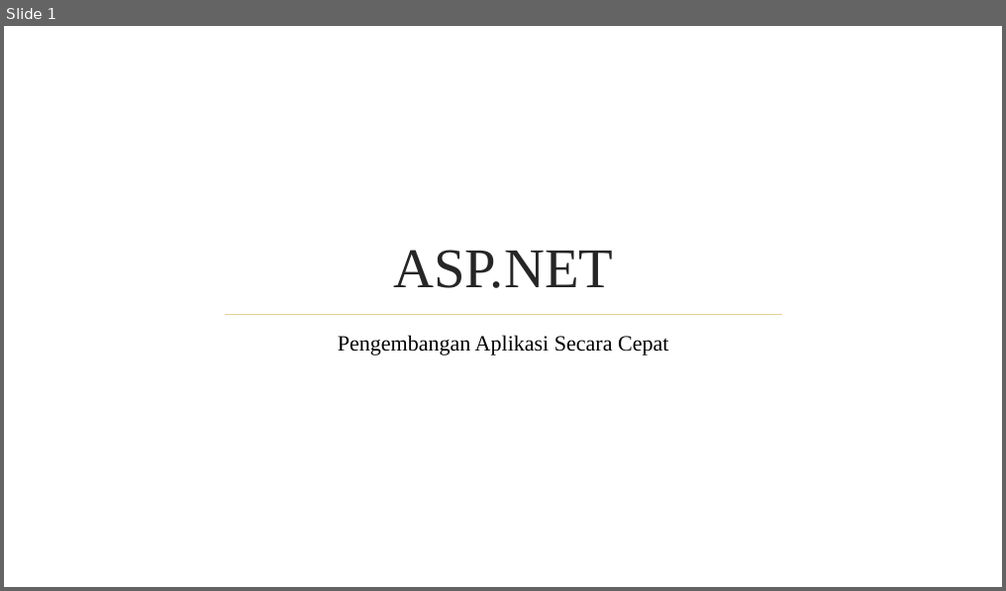
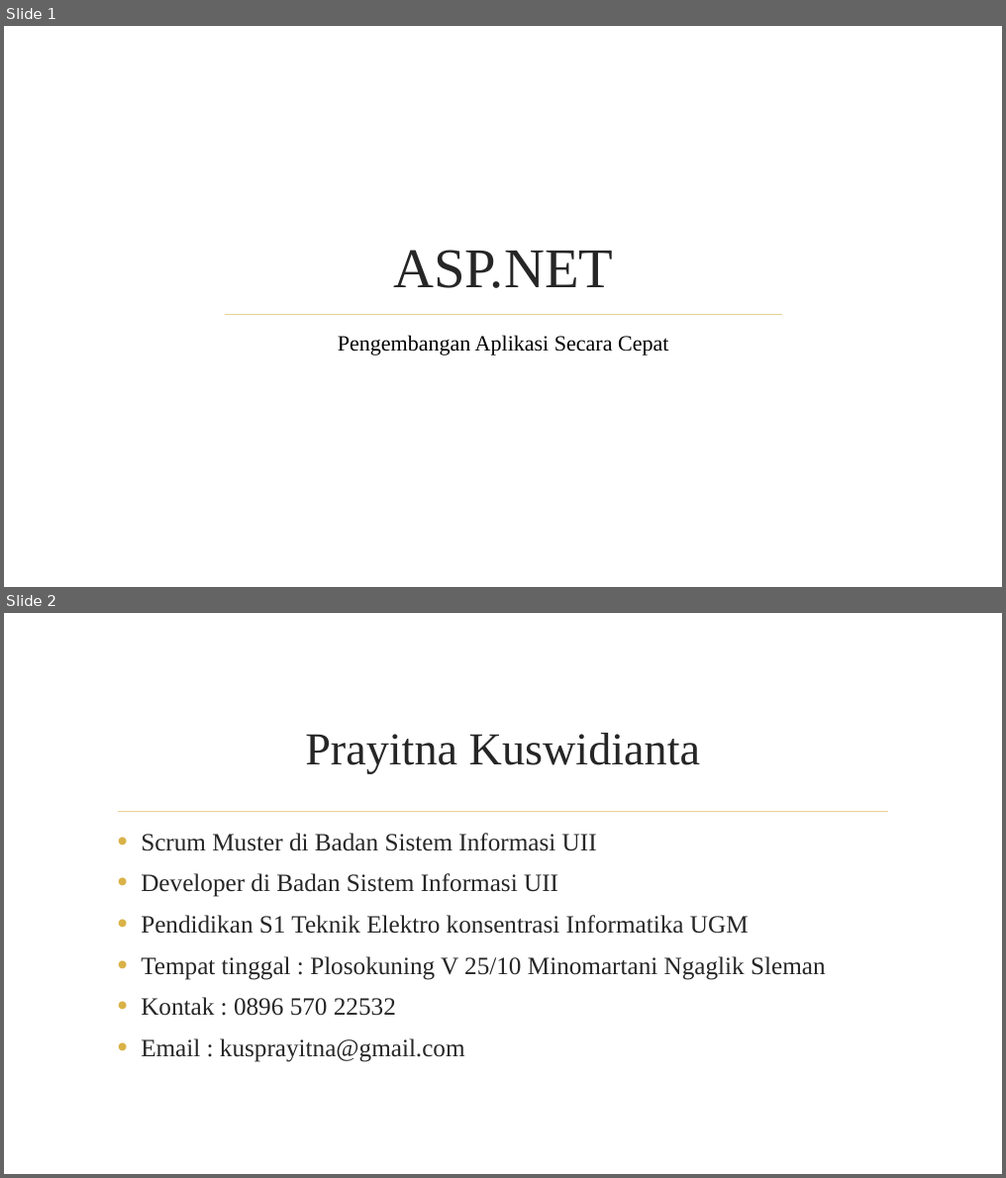
Before and after one commit to prayitna/asp.net, a slide deck: presentasi 1.pptx. Shown one above the other, each under a label of ours: slide 1 before the commit, slides 1 and 2 after it. The pictures are 1006x591 and 1006x1178 pixels, drawn with LibreOffice and Linux fonts; fonts in the diff are those of the drawing; background and template pictures are left out. Boxes give left, top, right and bottom in pixels: in the first picture for what was removed or moved away, otherwise in the second. Text is boxed around its words. In the diff, an @@ line names an element or a change of style, - is before the commit and + after.

```diff
--- a/presentasi 1.pptx
+++ b/presentasi 1.pptx
@@ slide 2 added at (4,613,1002,1174), background picture (left out) @@
@@ title added at (305,733,700,773), 44 pt, text #262626 @@
+Prayitna Kuswidianta
@@ line added from (119, 811) to (888, 811), #E8D191 1.25 pt @@
@@ text added at (141,833,826,1062), 24 pt, text #262626 @@
+• Scrum Muster di Badan Sistem Informasi UII
+• Developer di Badan Sistem Informasi UII
+• Pendidikan S1 Teknik Elektro konsentrasi Informatika UGM
+• Tempat tinggal : Plosokuning V 25/10 Minomartani Ngaglik Sleman
+• Kontak : 0896 570 22532
+• Email : kusprayitna@gmail.com
```
Also in this commit, not shown: 3 other files.
